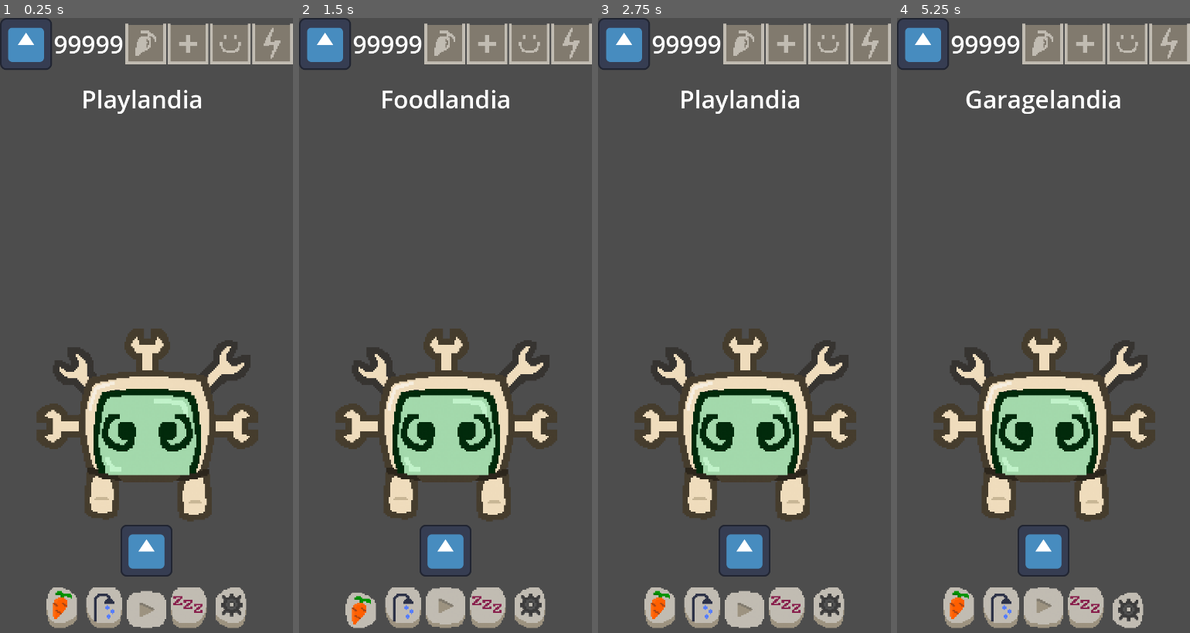
Above: before the commit, frames 1-4 (left to right).
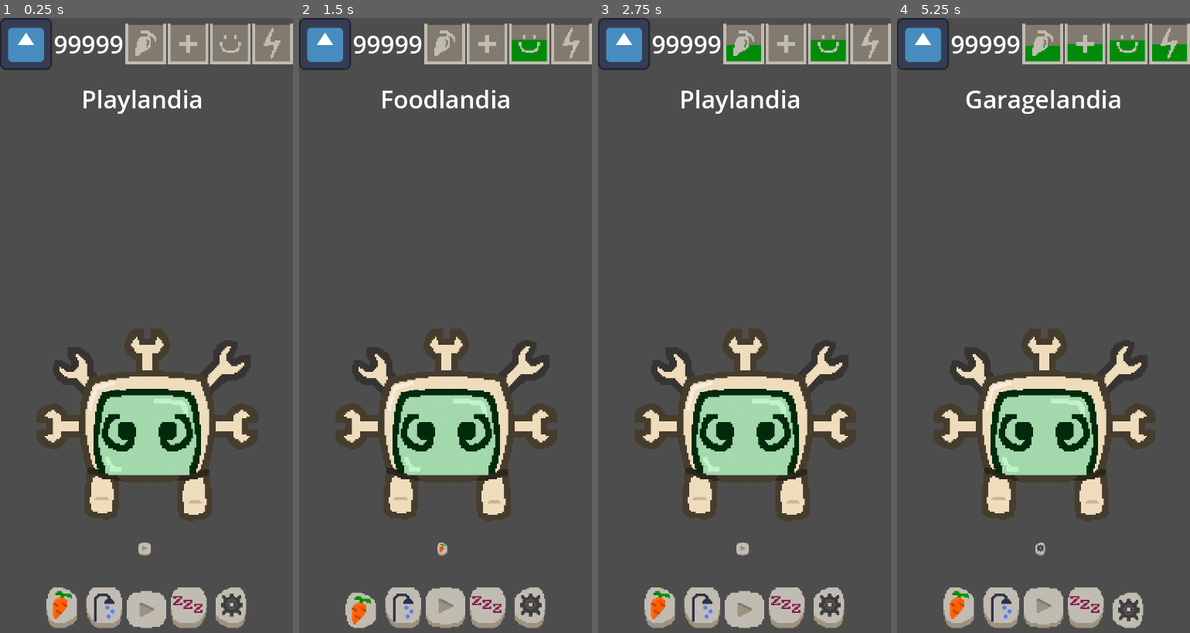
Above: after the commit, the same moments.

Repository: daniel-macias/mrduelm
Game: Godot game, scene res://Scenes/main.tscn
Same seed, same stepped clock (60 frames per second), same inputs: the game is played once before the commit and once after it. The engine's default icon, where the game draws it, is replaced by a stand-in: a white triangle on a blue panel in a dark square.
Inputs (mouse positions are in pixels of both pictures, inside the frame that each line leads up to; where the layout moved, square brackets give the same spot in the first picture):
- Up to frame 1 (0.25 s): no input
- Up to frame 2 (1.5 s): click (442, 553) [445, 553] at 0.5 s; click (360, 608) at 1.25 s
- Up to frame 3 (2.75 s): click (744, 608) at 2 s
- Up to frame 4 (5.25 s): click (1002, 608) at 2.75 s; click (1043, 608) at 3.5 s; click (1084, 608) at 4.25 s; click (1128, 608) at 5 s

The runs differ from the first frame. In frame 1, 0.9% of the frame differs, in the area x 41-59%, y 82-91%; in frame 2, 1.3%; in frame 3, 1.5%; in frame 4, 2.1%, in the area x 41-99%, y 3-91%.

Commit message:
timers work individually for each variable, needs to test push notifications

Diff:
--- a/Scenes/main.tscn
+++ b/Scenes/main.tscn
@@ -70,7 +70,7 @@
 
 [node name="TextureButton" type="TextureButton" parent="CanvasLayer/FoodGUI/HBoxContainer"]
 layout_mode = 2
-texture_normal = ExtResource("7_edkl8")
+texture_normal = ExtResource("2_t4d30")
 
 [node name="BathroomGUI" type="Control" parent="CanvasLayer"]
 visible = false
@@ -113,7 +113,7 @@
 
 [node name="TextureButton" type="TextureButton" parent="CanvasLayer/BathroomGUI/HBoxContainer"]
 layout_mode = 2
-texture_normal = ExtResource("7_edkl8")
+texture_normal = ExtResource("3_vlkju")
 
 [node name="PlayGUI" type="Control" parent="CanvasLayer"]
 layout_mode = 3
@@ -155,7 +155,7 @@
 
 [node name="TextureButton" type="TextureButton" parent="CanvasLayer/PlayGUI/HBoxContainer"]
 layout_mode = 2
-texture_normal = ExtResource("7_edkl8")
+texture_normal = ExtResource("4_iuqi7")
 
 [node name="SleepGUI" type="Control" parent="CanvasLayer"]
 visible = false
@@ -198,7 +198,7 @@
 
 [node name="TextureButton" type="TextureButton" parent="CanvasLayer/SleepGUI/HBoxContainer"]
 layout_mode = 2
-texture_normal = ExtResource("7_edkl8")
+texture_normal = ExtResource("5_kml8w")
 
 [node name="GarageGUI" type="Control" parent="CanvasLayer"]
 visible = false
@@ -241,7 +241,7 @@
 
 [node name="TextureButton" type="TextureButton" parent="CanvasLayer/GarageGUI/HBoxContainer"]
 layout_mode = 2
-texture_normal = ExtResource("7_edkl8")
+texture_normal = ExtResource("6_lu5kk")
 
 [node name="HBoxContainer" type="HBoxContainer" parent="CanvasLayer"]
 anchors_preset = 7
--- a/Scripts/Globals/GameManager.gd
+++ b/Scripts/Globals/GameManager.gd
@@ -6,6 +6,25 @@
 var health: int = 50
 var energy: int = 50
 var fun: int = 50
+
+signal stat_changed(stat_name: String, new_value: int)
+
+var decrease_amounts = {
+	"fun": 1,
+	"hunger": 2,
+	"health": 1,
+	"energy": 1,
+}
+
+var decrease_intervals = {
+	"fun": 3.0,  # Every 3 seconds
+	"hunger": 2.0,     # Every 2 seconds
+	"health": 4.0,     # Every 4 seconds
+	"energy": 5.0,     # Every 5 seconds
+}
+
+var timers = {}
+
 
 
 # Inventory structure
@@ -17,6 +36,58 @@
 func modify_stat(stat_name: String, amount: int):
 	if stat_name in self:
 		self[stat_name] = clamp(self[stat_name] + amount, 0, 100)
+		emit_signal("stat_changed", stat_name, self[stat_name])
+	else:
+		print("Stat not found:", stat_name)
+
+func _ready():
+	# Create and start the timer
+	for stat_name in decrease_intervals.keys():
+		_setup_stat_timer(stat_name)
+
+func _setup_stat_timer(stat_name: String):
+	var timer = Timer.new()
+	timer.wait_time = decrease_intervals[stat_name]
+	timer.one_shot = false
+	timer.connect("timeout", Callable(self, "_decrease_stat").bind(stat_name))
+	add_child(timer)
+	timers[stat_name] = timer
+	timer.start()
+
+func _decrease_stats():
+	# Decrease stats and emit signals
+	_decrease_stat("hunger")
+	_decrease_stat("fun")
+	_decrease_stat("health")
+	_decrease_stat("energy")
+
+func _decrease_stat(stat_name: String):
+	if stat_name in self:
+		var decrease_amount = decrease_amounts.get(stat_name, 1)
+		self[stat_name] = clamp(self[stat_name] - decrease_amount, 0, 100)
+		emit_signal("stat_changed", stat_name, self[stat_name])
+
+		# Example for hunger notifications
+		if stat_name == "hunger" and self[stat_name] < 10:
+			_send_push_notification("Your pet is hungry!")
+		elif stat_name == "energy" and self[stat_name] < 10:
+			_send_push_notification("Your pet is very tired!")
+		elif stat_name == "health" and self[stat_name] < 10:
+			_send_push_notification("Your pet's health is critical!")
+		elif stat_name == "fun" and self[stat_name] < 10:
+			_send_push_notification("Your pet is feeling sad!")
+
+func _send_push_notification(message: String):
+	# Simulate sending a push notification
+	print("Push notification:", message)
+
+func set_decrease_speed(stat_name: String, interval: float):
+	if stat_name in timers:
+		timers[stat_name].wait_time = interval
+		timers[stat_name].start()
+		decrease_intervals[stat_name] = interval
+	else:
+		print("No timer exists for stat:", stat_name)
 
 # Check if the player can afford an item
 func can_afford(cost: int) -> bool:
--- a/Scripts/Main.gd
+++ b/Scripts/Main.gd
@@ -1,6 +1,6 @@
 extends Node2D
 
-@onready var happiness_bar = $CanvasLayer/TopBar/HBoxContainer/HappyBar
+@onready var fun_bar = $CanvasLayer/TopBar/HBoxContainer/HappyBar
 @onready var hunger_bar = $CanvasLayer/TopBar/HBoxContainer/FoodBar
 @onready var health_bar = $CanvasLayer/TopBar/HBoxContainer/HealthBar
 @onready var energy_bar = $CanvasLayer/TopBar/HBoxContainer/EnergyBar
@@ -11,10 +11,10 @@
 @onready var sleep_btn = $CanvasLayer/HBoxContainer/SleepBtn
 @onready var garage_btn = $CanvasLayer/HBoxContainer/GarageBtn
 
-@onready var debug_add_food_btn = $CanvasLayer/PlayGUI/HBoxContainer/TextureButton
+@onready var debug_add_food_btn = $CanvasLayer/FoodGUI/HBoxContainer/TextureButton
 @onready var debug_add_energy_btn = $CanvasLayer/SleepGUI/HBoxContainer/TextureButton
 @onready var debug_add_fun_btn = $CanvasLayer/PlayGUI/HBoxContainer/TextureButton
-@onready var debug_add_health_btn = $CanvasLayer/GarageGUI/HBoxContainer/TextureButton
+@onready var debug_add_health_btn = $CanvasLayer/BathroomGUI/HBoxContainer/TextureButton
 
 @onready var guis = {
 	"food": $CanvasLayer/FoodGUI,
@@ -39,7 +39,9 @@
 	debug_add_food_btn.connect("pressed", Callable(self, "_on_debug_add_food_btn"))
 	debug_add_energy_btn.connect("pressed", Callable(self, "_on_debug_add_energy_btn"))
 	debug_add_fun_btn.connect("pressed", Callable(self, "_on_debug_add_fun_btn"))
-	debug_add_health_btn.connect("pressed", Callable(self, "_debug_add_health_btn"))
+	debug_add_health_btn.connect("pressed", Callable(self, "_on_debug_add_health_btn"))
+
+	GameManager.connect("stat_changed", Callable(self, "_on_stat_changed"))
 
 	for name in buttons:
 		buttons[name].connect("pressed", Callable(self, "_on_button_pressed").bind(name))
@@ -47,17 +49,28 @@
 	# Start with "play" as the default active button
 	_set_default_active("play")
 
+func _on_stat_changed(stat_name: String, new_value: int):
+	match stat_name:
+		"fun":
+			fun_bar.value = new_value
+		"hunger":
+			hunger_bar.value = new_value
+		"health":
+			health_bar.value = new_value
+		"energy":
+			energy_bar.value = new_value
+
 func _on_debug_add_food_btn():
-	pass
+	GameManager.modify_stat("hunger", 10)
 
 func _on_debug_add_energy_btn():
-	pass
+	GameManager.modify_stat("energy", 10)
 
 func _on_debug_add_fun_btn():
-	pass
+	GameManager.modify_stat("fun", 10)
 
-func _debug_add_health_btn():
-	pass
+func _on_debug_add_health_btn():
+	GameManager.modify_stat("health", 10)
 
 func _set_default_active(gui_name: String):
 	active_button = buttons[gui_name]
